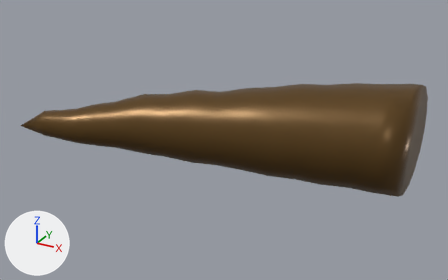
Renders of the glTF model public/models/enemies/newsh4-231.glb from each side of a commit.
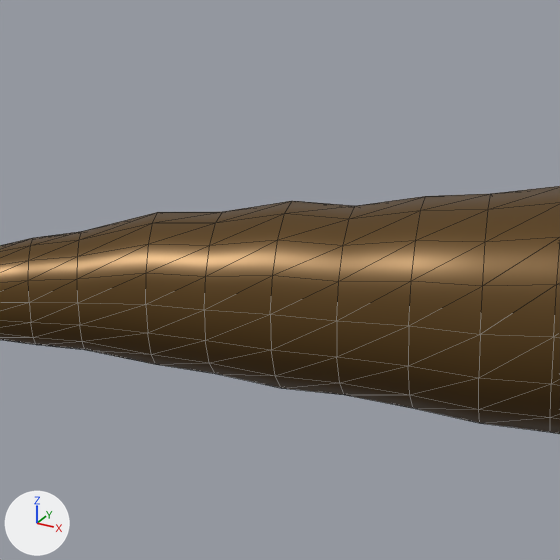
Each version appears first whole from a 50 mm camera at (1.537, -3.104, 1.23) aimed at (0.097, -0.486, -0.079), and next in a close-up on the part from 18% to 67% of the width and 4% to 82% of the height. The lights are fixed; the arrows at lower left show +X, +Y and +Z. The first two pictures are the older version. The close-ups show mesh edges as thin lines.

In view in the first close-up: 'newsh4-231'.
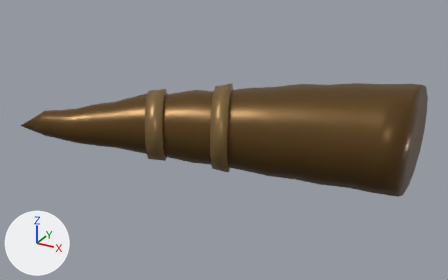
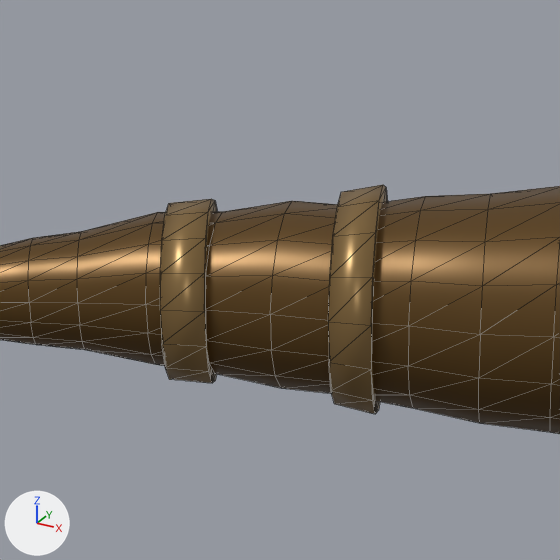
Edits to the bpy script that builds the scene:
```text
Add mat_pal_25_nsh4_231:
    mat_pal_25_nsh4_231 = principled_material('pal_25_nsh4_231')
    mat_pal_25_nsh4_231.base_color = (0.27, 0.165, 0.0595)  # brown #8e7145
    mat_pal_25_nsh4_231.metallic = 0.55
    mat_pal_25_nsh4_231.roughness = 0.35
Change me_newsh4_231:
    used by ob_newsh4_231; location = (0.0, 0.0, 0.0)
    remove me_newsh4_231.from_pydata(...)  # 269 vertices, 534 faces; spans x -0.83..1.0, y -0.99..0.08, z -0.27..0.27
    add me_newsh4_231.from_pydata(...)  # 333 vertices, 654 faces; spans x -0.83..1.0, y -0.99..0.08, z -0.27..0.27
    me_newsh4_231 part 1: a new loose piece of 32 vertices spanning x -0.34..-0.09, y -0.82..-0.45, z -0.18..0.18, in mat_pal_25_nsh4_231 (brown #8e7145)
    me_newsh4_231 part 2: a new loose piece of 32 vertices spanning x -0.03..0.23, y -0.72..-0.28, z -0.22..0.22, in mat_pal_25_nsh4_231 (brown #8e7145)
    add me_newsh4_231.materials.append(mat_pal_25_nsh4_231)  # brown #8e7145
```

Location of each change, [x1, y1, x2, y2] in pixels of the close-ups (560 x 560 px):
'newsh4-231', reshaped: before [0, 186, 560, 434]; after [0, 185, 560, 434]
part 1 of me_newsh4_231, added (brown): after [160, 199, 217, 383]
part 2 of me_newsh4_231, added (brown): after [328, 185, 388, 414]
